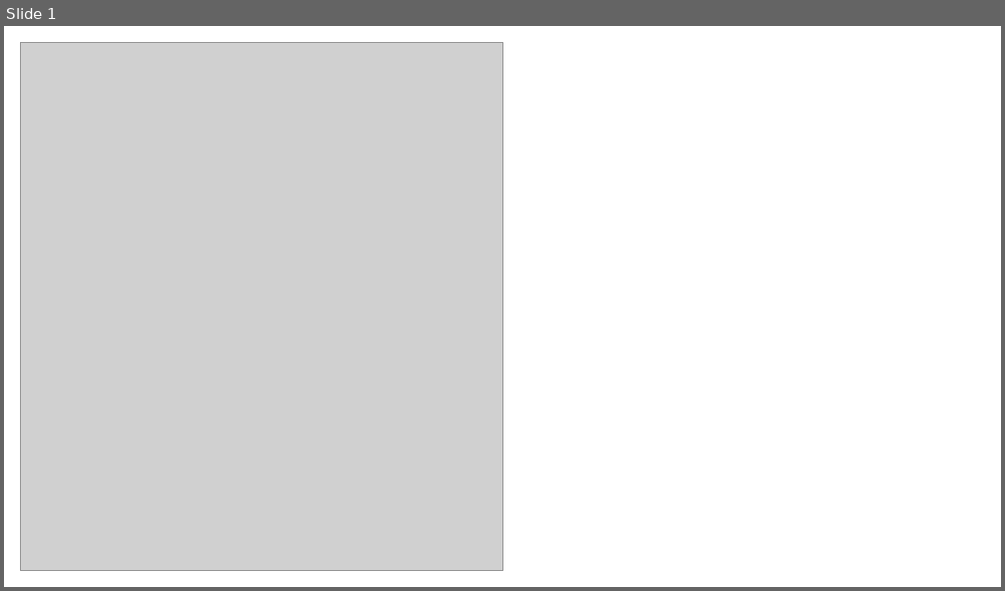
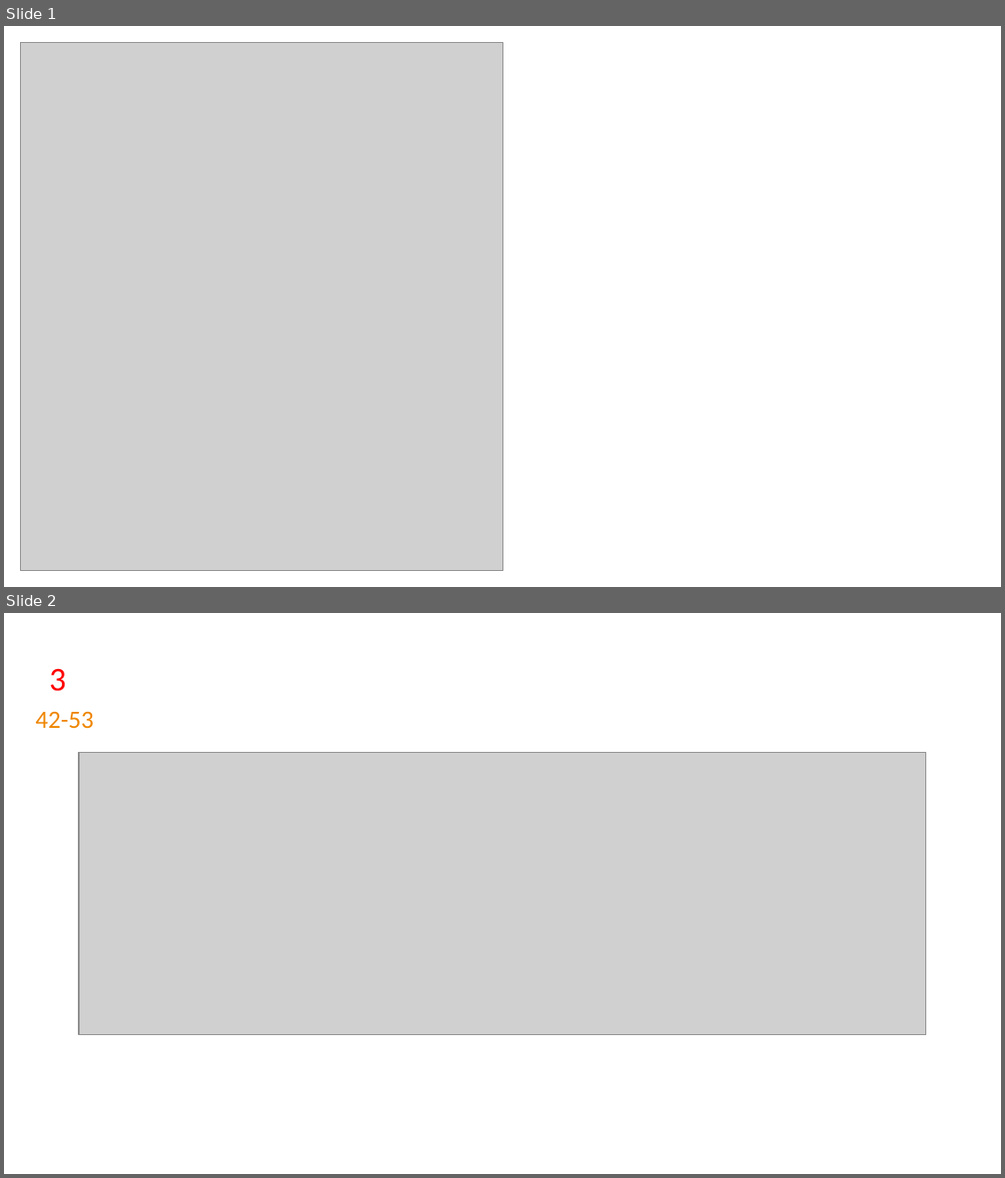
Before and after one commit to haishion7/haishion7.github.io, a slide deck: 海泩/家庭教育/assert/Materials.pptx. Shown one above the other, each under a label of ours: slide 1 before the commit, slides 1 and 2 after it. The pictures are 1005x591 and 1005x1178 pixels, drawn with LibreOffice and Linux fonts; fonts in the diff are those of the drawing; grey boxes stand for pictures. Boxes give left, top, right and bottom in pixels: in the first picture for what was removed or moved away, otherwise in the second. Text is boxed around its words. In the diff, an @@ line names an element or a change of style, - is before the commit and + after.

```diff
--- a/海泩/家庭教育/assert/Materials.pptx
+++ b/海泩/家庭教育/assert/Materials.pptx
@@ slide 2 added at (x1=4, y1=613, x2=1001, y2=1174), background #FFFFFF @@
@@ text added at (x1=49, y1=668, x2=66, y2=691), 24 pt, text #FF0000 @@
+3
@@ text added at (x1=35, y1=712, x2=93, y2=729), 18 pt, text #EF8600 @@
+42-53
@@ picture added at (x1=79, y1=752, x2=926, y2=1035) @@
```
Also in this commit, not shown: 2 slides removed, 23 other files.
